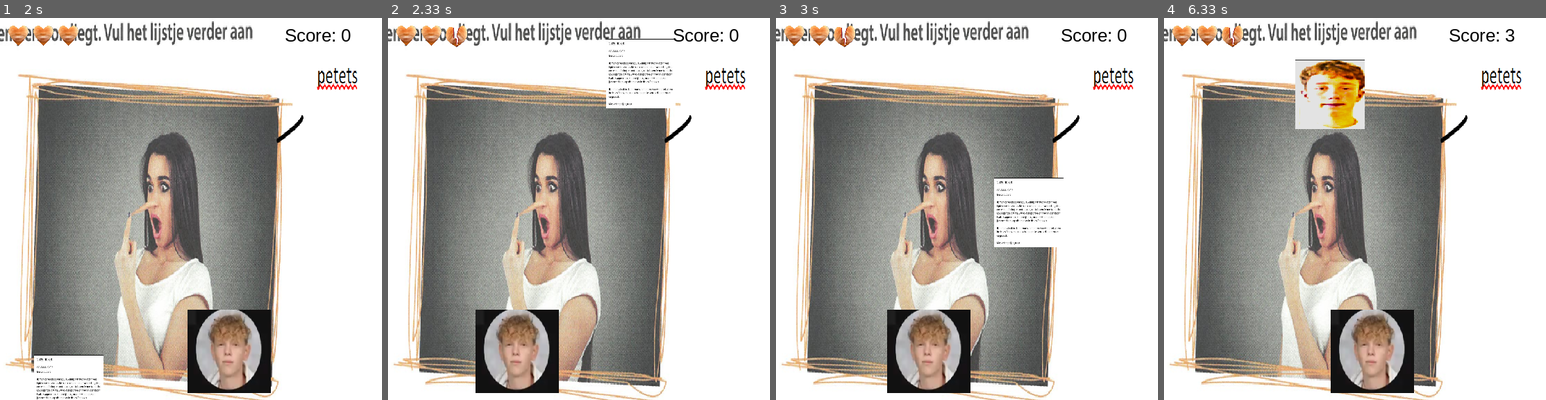
Above: before the commit, frames 1-4 (left to right).
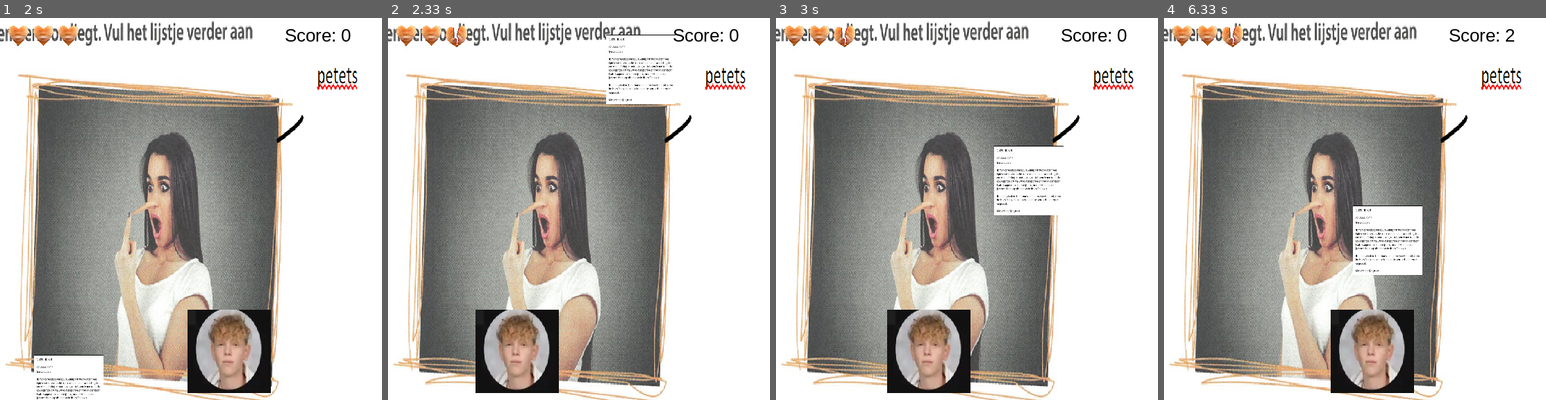
Above: after the commit, the same moments.

Repository: Dedqqw/pygames
Game: pygame game, started from PetetsV7.py
The game is run twice, just before and just after one commit, with the same random seed, the same clock (stepped at 60 frames per second) and the same inputs.
Inputs:
- Up to frame 1 (2 s): click "PLAY" at 0.38 s; hold D 0.67-1.13 s; hold A from 1.67 s (still down)
- Up to frame 2 (2.33 s): release A at 2.2 s; hold A from 2.23 s (still down)
- Up to frame 3 (3 s): release A at 2.63 s; hold D from 2.67 s (still down)
- Up to frame 4 (6.33 s): release D at 3.3 s; hold A 3.33-3.8 s; hold D 3.83-4.3 s; hold D 4.33-4.8 s; hold A 4.83-5.37 s; hold A 5.4-5.8 s; hold D from 5.83 s (still down)

Frame 1 is identical in both runs. In frame 2, 0.9% of the frame differs, in the area x 57-76%, y 4-24%; in frame 3, 3.1%; in frame 4, 6.5%, in the area x 34-92%, y 3-68%.

Commit message:
Update PetetsV7.py

Diff:
--- a/PetetsV7.py
+++ b/PetetsV7.py
@@ -122,8 +122,8 @@
 shop_btn = Button("SHOP", 175, 260, 200, 50)
 leader_btn = Button("LEADERBOARD", 175, 320, 200, 50)
 back_btn = Button("BACK", 20, 20, 120, 40)
-skin_btn = Button("SKINS PEDDLE", 90, 260, 160, 40)
-bg_btn = Button("BG SKINS", 300, 260, 140, 40 )
+skin_btn = Button("SKINS PEDDLE", 40, 260, 200, 40)
+bg_btn = Button("BG SKINS", 320, 260, 140, 40 )
 
 # ---------------- GAME OBJECTS ----------------
 paddle = paddle_skins[current_skin]["img"].get_rect(midbottom=(W//2, H-10))
@@ -328,11 +328,13 @@
                 spawn_block()
             elif block_type == "bad":
                 lives -= 1
+                fall_speed -= 1
                 spawn_block()
 
         if block.y > H:
             if block_type !="bad":
                 lives-=1
+                fall_speed -=1
             spawn_block()
 
         if lives <= 0:
